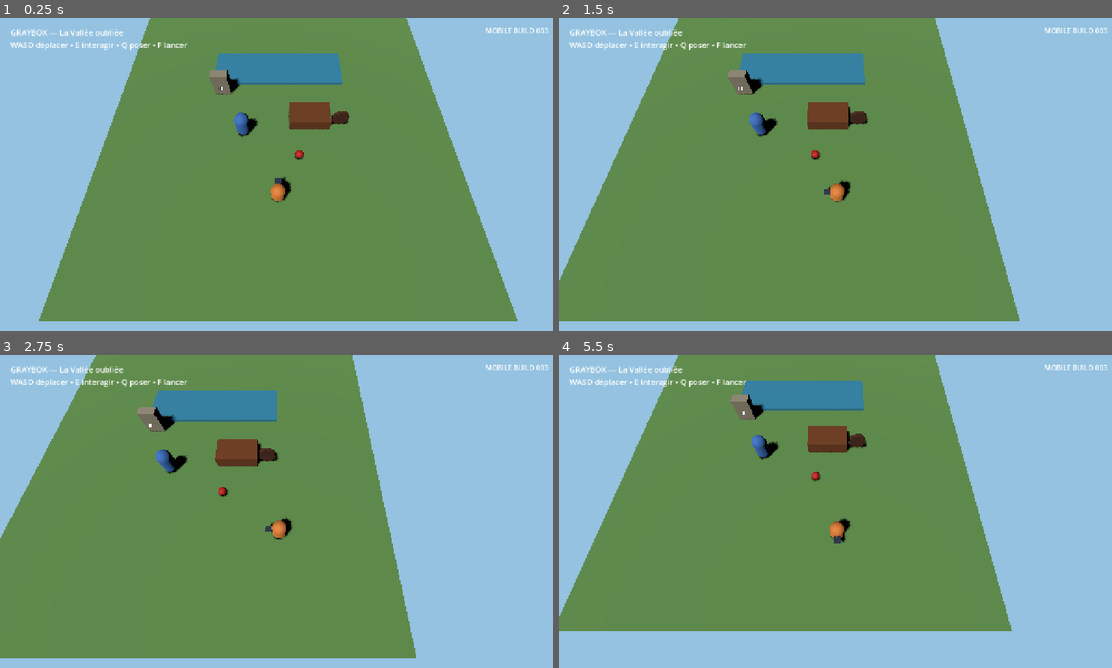
Above: before the commit, frames 1-4 (two rows, left to right).
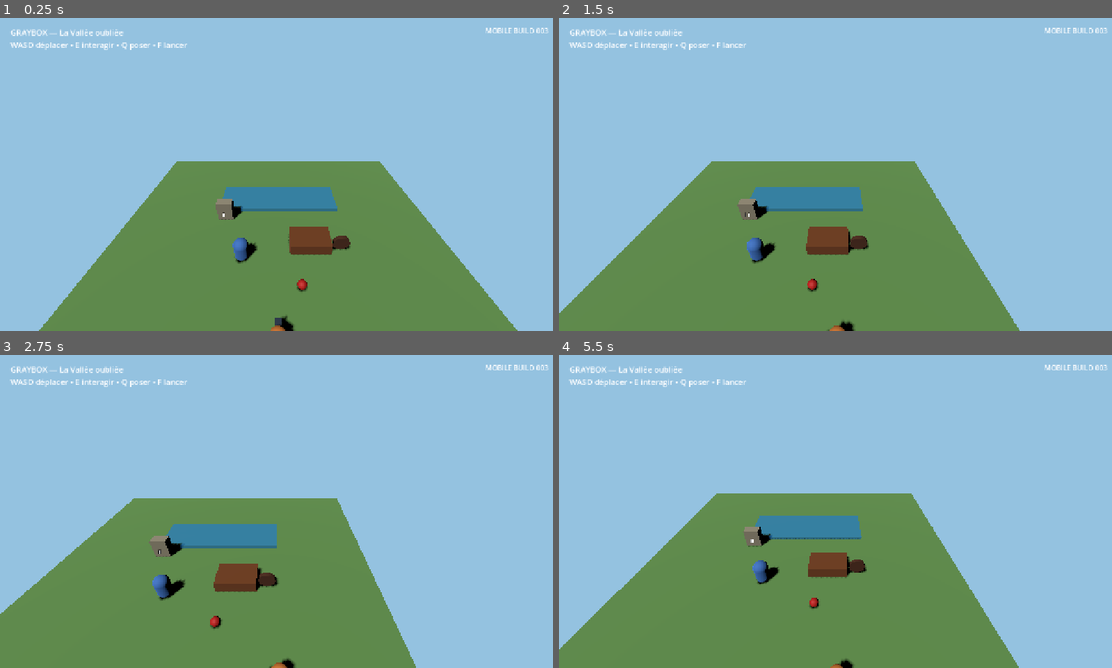
Above: after the commit, the same moments.

Repository: u2987920406-rgb/Grimoire
Game: Godot game, scene res://adventures/forgotten_valley/scenes/bootstrap.tscn
The game is run twice, just before and just after one commit, with the same random seed, the same clock (stepped at 60 frames per second) and the same inputs.
Inputs (mouse positions are in pixels of both pictures, inside the frame that each line leads up to):
- Up to frame 1 (0.25 s): no input
- Up to frame 2 (1.5 s): tap Enter at 0.5 s; move the mouse to (957, 158) at 0.52 s; hold D (move_right) 0.53-1.25 s; hold Q (drop_object) 0.53-1.25 s; click (957, 158) at 0.67 s; drag from (724, 190) to (807, 237) at 1.27 s
- Up to frame 3 (2.75 s): tap Space at 2 s; move the mouse to (331, 442) at 2.02 s; hold D (move_right) from 2.03 s (still down); hold F (throw_object) from 2.03 s (still down)
- Up to frame 4 (5.5 s): release D (move_right) at 2.75 s; release F (throw_object) at 2.75 s; drag from (807, 574) to (669, 464) at 2.77 s; tap Enter at 3.5 s; move the mouse to (1006, 558) at 3.52 s; hold A (move_left) 3.53-4.25 s; hold E (interact) 3.53-4.25 s; drag from (669, 464) to (752, 433) at 4.27 s; tap Space at 5 s; move the mouse to (863, 511) at 5.02 s; hold S (move_back) from 5.03 s (still down); hold Q (drop_object) from 5.03 s (still down); click (863, 511) at 5.17 s

The runs differ from the first frame. In frame 1, 39% of the frame differs, in the area x 7-94%, y 0-100%; in frame 2, 39%; in frame 3, 38%; in frame 4, 45%, in the area x 0-84%, y 0-100%.

Commit message:
fix(camera): remove duplicated pitch from camera child

Diff:
--- a/adventures/forgotten_valley/scenes/bootstrap.tscn
+++ b/adventures/forgotten_valley/scenes/bootstrap.tscn
@@ -160,7 +160,6 @@
 
 [node name="Camera3D" type="Camera3D" parent="CameraRig"]
 position = Vector3(0, 6.8, 8.8)
-rotation_degrees = Vector3(-34, 0, 0)
 current = true
 
 [node name="Apple" type="RigidBody3D" parent="."]
